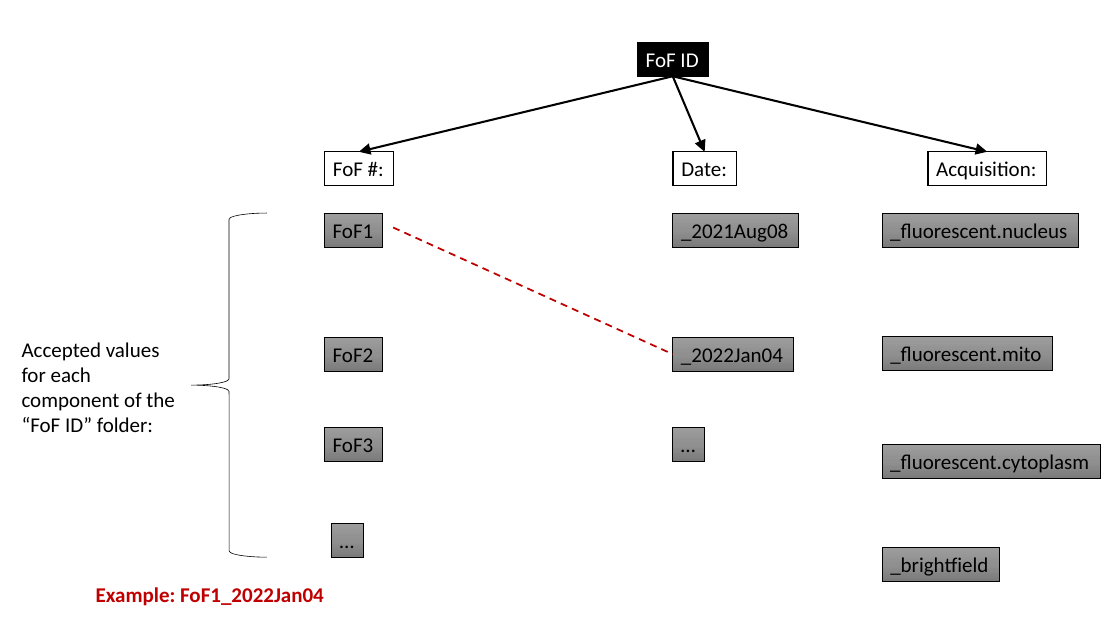
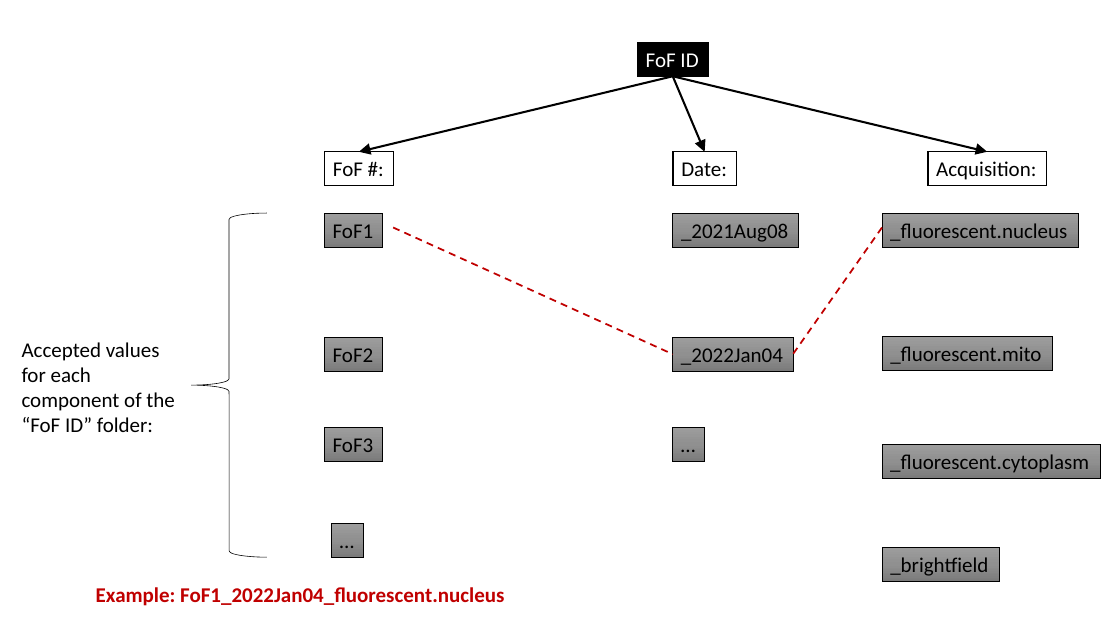
Before and after one commit to zsdqui/PMO_MeasuringFitnessperClone, a slide deck: slide 5 of 3DImaging_PipelineSetup_220229.pptx. Drawn at 1120x630 pixels with LibreOffice and Linux fonts; fonts in the diff are those of the drawing. Boxes give left, top, right and bottom in pixels: in the first picture for what was removed or moved away, otherwise in the second. Text is boxed around its words. In the diff, an @@ line names an element or a change of style, - is before the commit and + after.

```diff
--- a/3DImaging_PipelineSetup_220229.pptx
+++ b/3DImaging_PipelineSetup_220229.pptx
@@ line added from (882, 228) to (793, 355), #C00000 1.5 pt dashed @@
@@ text at (96, 587, 504, 606): text changed @@
-Example: FoF1_2022Jan04
+Example: FoF1_2022Jan04_fluorescent.nucleus
```
Also in this commit, not shown: 6 other files.
